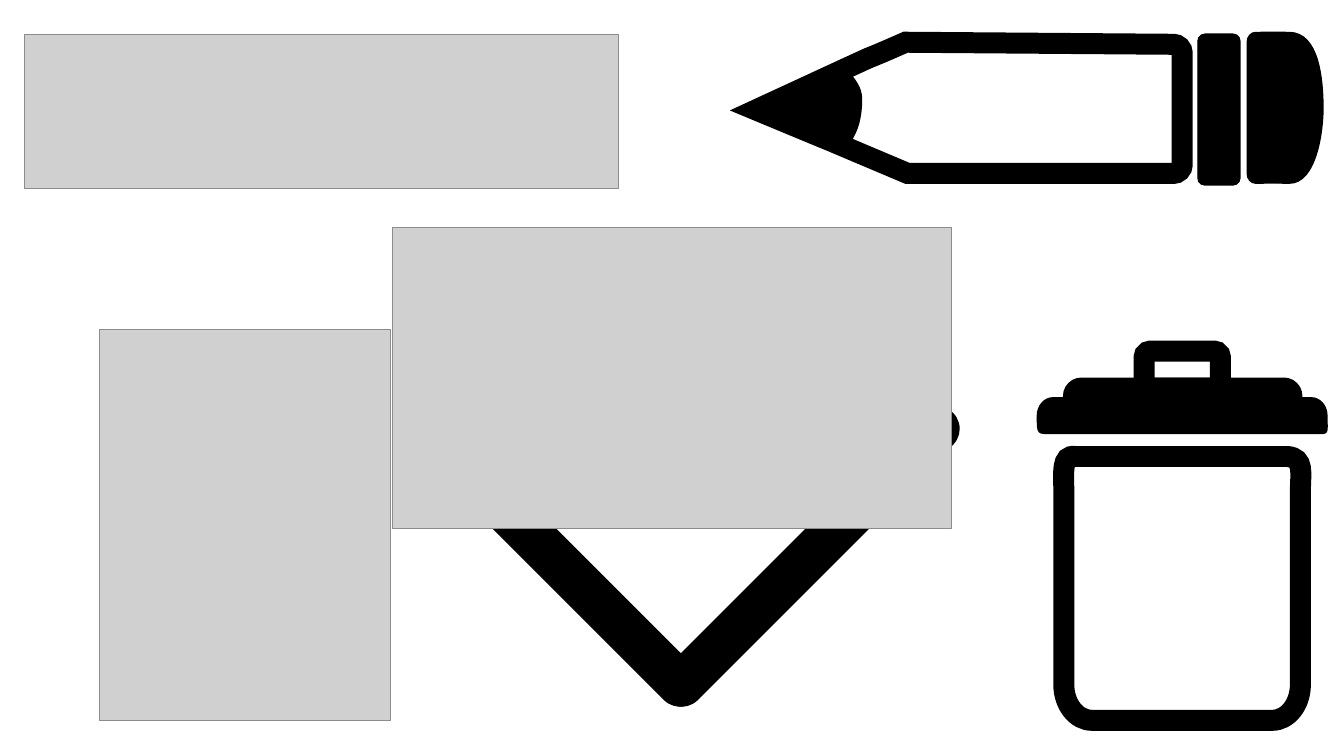
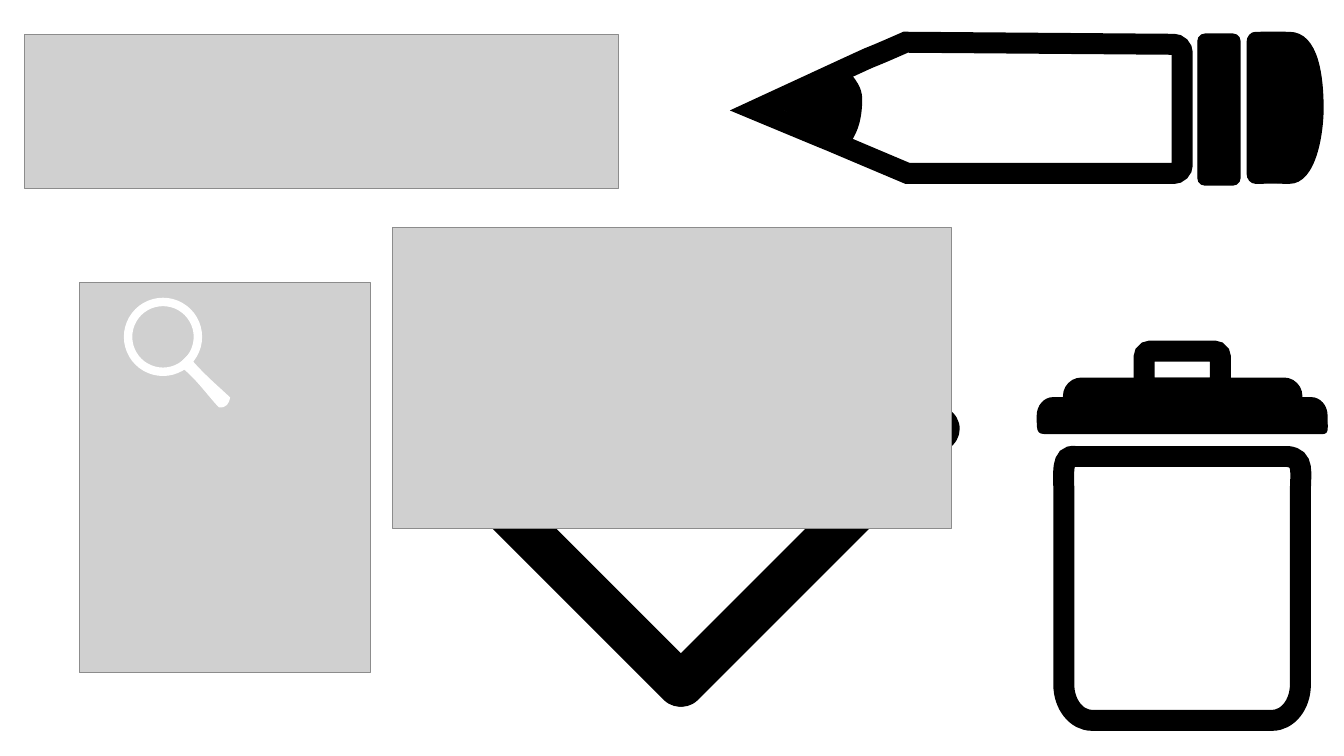
Before and after one commit to fafi-svg/App_web_vacunas, a slide deck: slide 27 of Documents_Desing/Diseños_veterinaria_vacunas.pptx (slide 14 before the commit). Drawn at 1344x756 pixels with LibreOffice and Linux fonts; fonts in the diff are those of the drawing; grey boxes stand for pictures. Boxes give left, top, right and bottom in pixels: in the first picture for what was removed or moved away, otherwise in the second. Text is boxed around its words. In the diff, an @@ line names an element or a change of style, - is before the commit and + after.

```diff
--- a/Documents_Desing/Diseños_veterinaria_vacunas.pptx
+++ b/Documents_Desing/Diseños_veterinaria_vacunas.pptx
@@ picture moved from (x1=99, y1=330, x2=390, y2=720) to (x1=79, y1=282, x2=370, y2=673) @@
@@ ellipse added at (x1=128, y1=302, x2=198, y2=372), outline #FFFFFF 6 pt @@
@@ freeform shape added at (x1=177, y1=355, x2=233, y2=410), fill #FFFFFF @@
```
Also in this commit, not shown: 3 other slides changed, 17 slides added, 3 slides removed.
